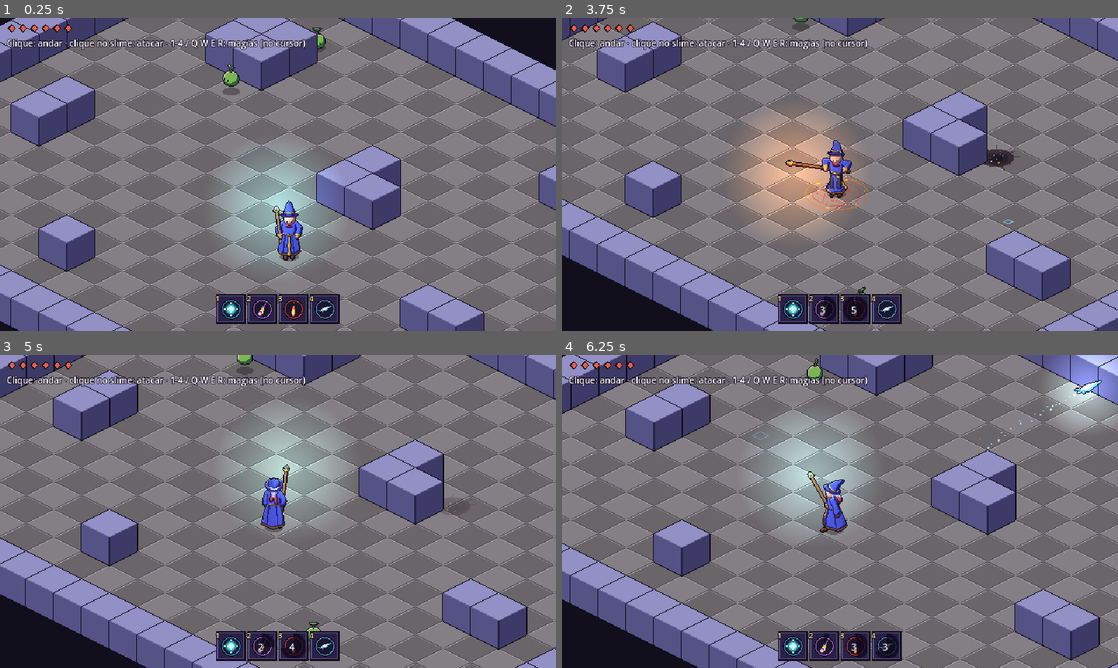
Above: before the commit, frames 1-4 (two rows, left to right).
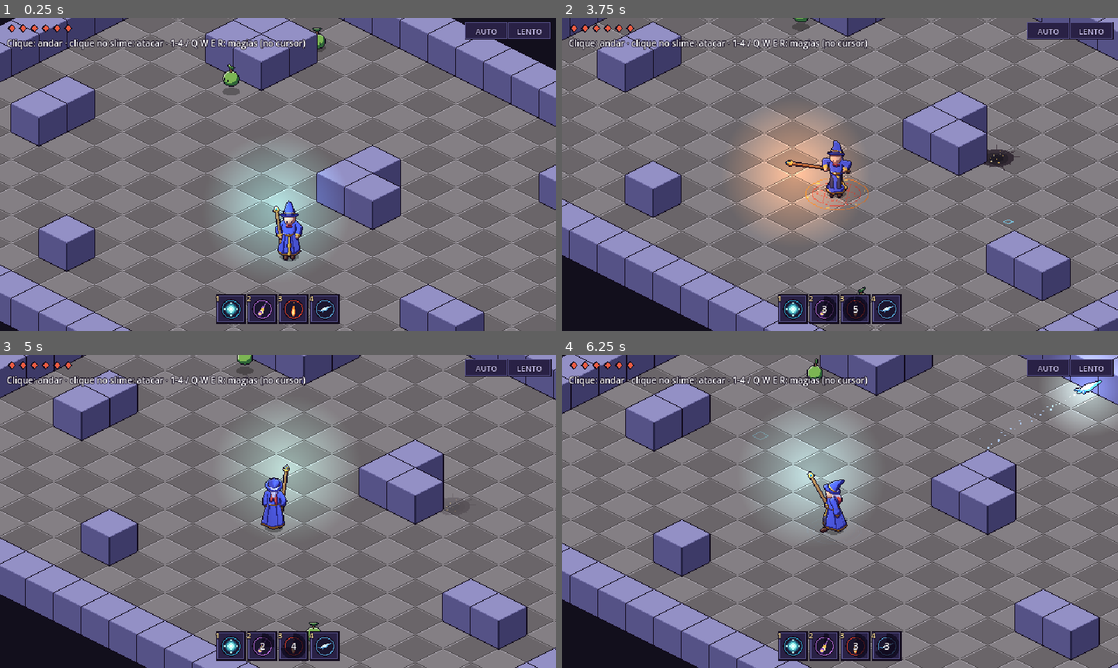
Above: after the commit, the same moments.

Repository: guilhermeandradejid-eng/Petgame
Game: Godot game, scene res://scenes/main.tscn
The game is run twice, just before and just after one commit, with the same random seed, the same clock (stepped at 60 frames per second) and the same inputs.
Inputs (mouse positions are in pixels of both pictures, inside the frame that each line leads up to):
- Up to frame 1 (0.25 s): no input
- Up to frame 2 (3.75 s): tap Enter at 0.5 s; move the mouse to (962, 158) at 0.52 s; hold W 0.53-1.25 s; tap 1 at 0.6 s; click (962, 158) at 0.67 s; drag from (728, 190) to (812, 237) at 1.27 s; move the mouse to (895, 105) at 2.02 s; hold W 2.03-2.75 s; tap 2 at 2.1 s; click (895, 105) at 2.17 s; drag from (812, 237) to (673, 127) at 2.77 s; move the mouse to (1006, 221) at 3.52 s; tap E at 3.6 s; click (1006, 221) at 3.67 s
- Up to frame 3 (5 s): drag from (111, 464) to (194, 433) at 4.27 s
- Up to frame 4 (6.25 s): move the mouse to (867, 511) at 5.02 s; tap R at 5.1 s; click (867, 511) at 5.17 s; drag from (756, 433) to (728, 527) at 5.77 s

The runs differ from the first frame. In frame 1, 0.8% of the frame differs, in the area x 83-99%, y 1-7%; in frame 2, 0.9%; in frame 3, 0.8%; in frame 4, 0.9%, in the area x 52-100%, y 1-95%.

Commit message:
Touch controls: thumb spell buttons with tap-to-auto-target and drag-to-aim
Spell buttons sit in an arc in the bottom-right corner on touch screens.
A quick tap auto-targets the nearest slime in range; holding and dragging
aims by direction and distance with a ground preview (line, comet landing
ring, fire ring radius). Touch is handled natively with multitouch, so one
thumb can walk while the other casts. AUTO and LENTO toggles replace the
#demo and #slow URL flags for phone testing.

Co-Authored-By: Claude Opus 5.5 <noreply@anthropic.com>
Claude-Session: https://claude.ai/code/session_013kyiE66pJ8m5jzKR23AbUc

Diff:
--- a/isorpg/project.godot
+++ b/isorpg/project.godot
@@ -19,7 +19,7 @@
 
 [input_devices]
 
-pointing/emulate_mouse_from_touch=true
+pointing/emulate_mouse_from_touch=false
 
 [rendering]
 
--- /dev/null
+++ b/isorpg/scripts/aim_layer.gd
@@ -0,0 +1,47 @@
+extends Node2D
+## Ground preview while a finger drags a spell button: line, landing area or ring radius.
+
+var world: Node
+
+
+func _process(_d: float) -> void:
+	queue_redraw()
+
+
+func _draw() -> void:
+	for t in world.touches.values():
+		if t.kind != "spell":
+			continue
+		var sp: Dictionary = Spells.LIST[t.slot]
+		var col: Color = sp.color
+		var p0 := Iso.to_screen(world.player.g)
+		if sp.id == "fire":
+			_ring(p0, FireRing.R1, col)
+			continue
+		var aim: Vector2 = world.touch_aim(t)
+		var p1 := Iso.to_screen(aim)
+		_dashed(p0, p1, col)
+		if sp.id == "comet":
+			_ring(p1, Comet.RADIUS, col)
+		else:
+			draw_circle(p1, 3.0, col)
+		var auto_target: Node2D = world.auto_enemy(t.slot) if world.is_auto(t) else null
+		if auto_target != null:
+			_ring(auto_target.position, 0.45, Color(1, 1, 1, 0.9))
+
+
+func _ring(center: Vector2, r_grid: float, col: Color) -> void:
+	var pts := PackedVector2Array()
+	for k in 33:
+		var a := TAU * k / 32.0
+		pts.append(center + Iso.to_screen(Vector2(cos(a), sin(a)) * r_grid))
+	draw_polyline(pts, Color(col, 0.9), 1.0)
+	draw_polyline(pts, Color(col, 0.25), 3.0)
+
+
+func _dashed(a: Vector2, b: Vector2, col: Color) -> void:
+	var d := b - a
+	var n := int(d.length() / 6.0)
+	for k in n:
+		if k % 2 == 0:
+			draw_line(a + d * (float(k) / n), a + d * (float(k + 1) / n), col, 1.0)
--- a/isorpg/scripts/hud.gd
+++ b/isorpg/scripts/hud.gd
@@ -1,28 +1,34 @@
 extends Control
-## Health pips, the spell bar and a line of help, drawn in screen space.
+## Health pips, the spell bar (mouse) or thumb buttons (touch), toggles and a line of help.
 
 const SLOT := 30.0
 const GAP := 6.0
+const AIM_DRAG := 70.0  # keep in sync with main.gd
+const HELP_MOUSE := "Clique: andar · clique no slime: atacar · 1-4 / Q W E R: magias (no cursor)"
+const HELP_TOUCH := "Toque: andar (segure p/ seguir) · toque no slime: atacar · magia: toque = mira auto, arraste = mirar"
 
 var world: Node
 var label: Label
 var icons: Texture2D = preload("res://assets/gen/fx/icons.png")
 var deny_t: Array[float] = [0.0, 0.0, 0.0, 0.0]
 var font: Font
+var touch_mode := false
 
 
 func _ready() -> void:
 	set_anchors_preset(Control.PRESET_FULL_RECT)
 	mouse_filter = Control.MOUSE_FILTER_IGNORE
 	font = ThemeDB.fallback_font
+	touch_mode = DisplayServer.is_touchscreen_available()
 	label = Label.new()
-	label.text = "Clique: andar · clique no slime: atacar · 1-4 / Q W E R: magias (no cursor)"
 	label.add_theme_font_size_override("font_size", 10)
 	label.add_theme_color_override("font_outline_color", Color(0.08, 0.05, 0.12))
 	label.add_theme_constant_override("outline_size", 3)
 	label.position = Vector2(8, 22)
 	add_child(label)
 
+
+# ---------------------------------------------------------------- layout
 
 func _slot_rect(i: int) -> Rect2:
 	var n := Spells.LIST.size()
@@ -32,10 +38,45 @@
 
 
 func slot_at(p: Vector2) -> int:
+	if touch_mode:
+		return touch_button_at(p)
 	for i in Spells.LIST.size():
 		if _slot_rect(i).grow(3).has_point(p):
 			return i
 	return -1
+
+
+## Thumb buttons in an arc around the bottom-right corner: the bolt is the big one.
+func touch_button_center(i: int) -> Vector2:
+	var vs := get_viewport_rect().size
+	var main := Vector2(vs.x - 46, vs.y - 46)
+	if i == 0:
+		return main
+	var ang: float = [0.0, 180.0, 225.0, 270.0][i]
+	return main + Vector2.from_angle(deg_to_rad(ang)) * 68.0
+
+
+func touch_button_radius(i: int) -> float:
+	return 28.0 if i == 0 else 20.0
+
+
+func touch_button_at(p: Vector2) -> int:
+	for i in Spells.LIST.size():
+		if p.distance_to(touch_button_center(i)) <= touch_button_radius(i) + 6.0:
+			return i
+	return -1
+
+
+func _toggle_rect(name: String) -> Rect2:
+	var vs := get_viewport_rect().size
+	return Rect2(Vector2(vs.x - (104 if name == "auto" else 54), 6), Vector2(48, 18))
+
+
+func toggle_at(p: Vector2) -> String:
+	for n in ["auto", "slow"]:
+		if _toggle_rect(n).grow(4).has_point(p):
+			return n
+	return ""
 
 
 func deny(i: int) -> void:
@@ -45,8 +86,11 @@
 func _process(delta: float) -> void:
 	for i in deny_t.size():
 		deny_t[i] = max(deny_t[i] - delta, 0.0)
+	label.text = HELP_TOUCH if touch_mode else HELP_MOUSE
 	queue_redraw()
 
+
+# ---------------------------------------------------------------- drawing
 
 func _draw() -> void:
 	var p: Player = world.player
@@ -54,7 +98,24 @@
 		var c := Vector2(14 + i * 13, 12)
 		draw_colored_polygon(_diamond(c, 5.0), Color(0.08, 0.05, 0.12))
 		draw_colored_polygon(_diamond(c, 3.5), Color(0.93, 0.36, 0.26) if i < p.hp else Color(0.25, 0.2, 0.3))
+	_draw_toggle("auto", "AUTO", world.demo)
+	_draw_toggle("slow", "LENTO", world.time_base < 1.0)
+	if touch_mode:
+		_draw_touch_buttons(p)
+	else:
+		_draw_bar(p)
 
+
+func _draw_toggle(name: String, text: String, on: bool) -> void:
+	var r := _toggle_rect(name)
+	draw_rect(r.grow(1), Color(0.08, 0.05, 0.12))
+	draw_rect(r, Color(0.33, 0.27, 0.55) if on else Color(0.16, 0.13, 0.27))
+	draw_rect(r, Color(1, 0.85, 0.5) if on else Color(0.35, 0.33, 0.55), false, 1.0)
+	var w := font.get_string_size(text, HORIZONTAL_ALIGNMENT_LEFT, -1, 9).x
+	_text(r.position + Vector2((r.size.x - w) * 0.5, 13), text, 9, Color(1, 0.92, 0.7) if on else Color(0.75, 0.72, 0.9))
+
+
+func _draw_bar(p: Player) -> void:
 	for i in Spells.LIST.size():
 		var sp: Dictionary = Spells.LIST[i]
 		var r := _slot_rect(i)
@@ -63,28 +124,58 @@
 		var armed: bool = world.armed == i
 		draw_rect(r.grow(2), Color(0.08, 0.05, 0.12))
 		draw_rect(r, Color(0.16, 0.13, 0.27))
-		var src := Rect2(i * 24, 0, 24, 24)
-		draw_texture_rect_region(icons, Rect2(r.position + Vector2(3, 3), Vector2(24, 24)), src)
-		var cd: float = p.cooldowns[i]
-		if cd > 0.0:
-			var k: float = cd / float(sp.cd)
-			_pie(r.get_center(), 15.0, k, Color(0.05, 0.03, 0.1, 0.72))
-			var txt := str(ceili(cd)) if cd >= 1.0 else ""
-			if txt != "":
-				draw_string_outline(font, r.position + Vector2(10, 20), txt, HORIZONTAL_ALIGNMENT_LEFT, -1, 11, 3, Color(0.08, 0.05, 0.12))
-				draw_string(font, r.position + Vector2(10, 20), txt, HORIZONTAL_ALIGNMENT_LEFT, -1, 11, Color.WHITE)
-		var border: Color = sp.color if armed else Color(0.35, 0.33, 0.55)
-		draw_rect(r, border, false, 2.0 if armed else 1.0)
-		var key := str(i + 1)
-		draw_string_outline(font, r.position + Vector2(-3, 6), key, HORIZONTAL_ALIGNMENT_LEFT, -1, 9, 3, Color(0.08, 0.05, 0.12))
-		draw_string(font, r.position + Vector2(-3, 6), key, HORIZONTAL_ALIGNMENT_LEFT, -1, 9, Color(1, 0.9, 0.6))
+		draw_texture_rect_region(icons, Rect2(r.position + Vector2(3, 3), Vector2(24, 24)), Rect2(i * 24, 0, 24, 24))
+		_cooldown(r.get_center(), 15.0, p.cooldowns[i], sp.cd)
+		draw_rect(r, sp.color if armed else Color(0.35, 0.33, 0.55), false, 2.0 if armed else 1.0)
+		_text(r.position + Vector2(-3, 6), str(i + 1), 9, Color(1, 0.9, 0.6))
 	if world.armed >= 0:
 		var sp: Dictionary = Spells.LIST[world.armed]
-		var msg: String = sp.name + ": toque no alvo"
 		var r := _slot_rect(0)
-		var pos := Vector2(r.position.x, r.position.y - 10)
-		draw_string_outline(font, pos, msg, HORIZONTAL_ALIGNMENT_LEFT, -1, 10, 3, Color(0.08, 0.05, 0.12))
-		draw_string(font, pos, msg, HORIZONTAL_ALIGNMENT_LEFT, -1, 10, sp.color)
+		_text(Vector2(r.position.x, r.position.y - 10), sp.name + ": clique no alvo", 10, sp.color)
+
+
+func _draw_touch_buttons(p: Player) -> void:
+	var aiming := {}
+	for t in world.touches.values():
+		if t.kind == "spell":
+			aiming[t.slot] = t
+	for i in Spells.LIST.size():
+		var sp: Dictionary = Spells.LIST[i]
+		var c := touch_button_center(i)
+		if deny_t[i] > 0.0:
+			c.x += sin(deny_t[i] * 60.0) * 2.0
+		var r := touch_button_radius(i)
+		var ready: bool = p.cooldowns[i] <= 0.0
+		draw_circle(c, r + 2.0, Color(0.08, 0.05, 0.12, 0.9))
+		draw_circle(c, r, Color(0.16, 0.13, 0.27, 0.85))
+		var s := 48.0 if i == 0 else 24.0
+		draw_texture_rect_region(icons, Rect2(c - Vector2(s, s) * 0.5, Vector2(s, s)), Rect2(i * 24, 0, 24, 24))
+		_cooldown(c, r, p.cooldowns[i], sp.cd)
+		var ring: Color = sp.color if ready else Color(0.35, 0.33, 0.55)
+		draw_arc(c, r, 0, TAU, 40, ring, 3.0 if aiming.has(i) else 1.5)
+		if aiming.has(i):
+			var t: Dictionary = aiming[i]
+			var d: Vector2 = t.pos - c
+			var knob := c + d.limit_length(AIM_DRAG)
+			draw_arc(c, AIM_DRAG, 0, TAU, 48, Color(sp.color, 0.35), 1.0)
+			draw_line(c, knob, Color(sp.color, 0.6), 1.0)
+			draw_circle(knob, 7.0, Color(sp.color, 0.85))
+			var tip: String = sp.name + (" · mira auto" if world.is_auto(t) else "")
+			_text(touch_button_center(3) + Vector2(-60, -34), tip, 10, sp.color)
+
+
+func _cooldown(c: Vector2, r: float, cd: float, total: float) -> void:
+	if cd <= 0.0:
+		return
+	_pie(c, r, cd / total, Color(0.05, 0.03, 0.1, 0.72))
+	if cd >= 1.0:
+		var txt := str(ceili(cd))
+		_text(c + Vector2(-3, 4), txt, 11, Color.WHITE)
+
+
+func _text(pos: Vector2, s: String, size: int, col: Color) -> void:
+	draw_string_outline(font, pos, s, HORIZONTAL_ALIGNMENT_LEFT, -1, size, 3, Color(0.08, 0.05, 0.12))
+	draw_string(font, pos, s, HORIZONTAL_ALIGNMENT_LEFT, -1, size, col)
 
 
 func _diamond(c: Vector2, r: float) -> PackedVector2Array:
@@ -93,9 +184,9 @@
 
 func _pie(c: Vector2, r: float, k: float, color: Color) -> void:
 	var pts := PackedVector2Array([c])
-	var steps := 20
+	var steps := 24
 	for s in steps + 1:
 		var a := -PI * 0.5 + TAU * k * float(s) / steps
 		pts.append(c + Vector2(cos(a), sin(a)) * r)
-	if pts.size() >= 3:
+	if pts.size() >= 3 and k > 0.01:
 		draw_colored_polygon(pts, color)
--- a/isorpg/scripts/main.gd
+++ b/isorpg/scripts/main.gd
@@ -43,6 +43,13 @@
 ## #slow runs the game at a quarter speed, for capturing effects frame by frame.
 var time_base := 1.0
 var demo_t := 0.0
+## Fingers on screen: index -> {kind: "move" | "spell" | "tap", pos, ...}. Lets one thumb walk
+## while the other aims a spell.
+var touches := {}
+var last_touch := -100000
+var aim_layer: Node2D
+const AIM_DEADZONE := 14.0
+const AIM_DRAG := 70.0
 
 
 func _ready() -> void:
@@ -64,6 +71,9 @@
 	add_child(floor_layer)
 	fx_layer = Node2D.new()
 	add_child(fx_layer)
+	aim_layer = preload("res://scripts/aim_layer.gd").new()
+	aim_layer.world = self
+	add_child(aim_layer)
 	entities = Node2D.new()
 	entities.y_sort_enabled = true
 	add_child(entities)
@@ -207,6 +217,20 @@
 
 
 func _unhandled_input(event: InputEvent) -> void:
+	if event is InputEventScreenTouch:
+		_on_touch(event)
+		return
+	if event is InputEventScreenDrag:
+		if touches.has(event.index):
+			touches[event.index].pos = event.position
+		return
+	if event is InputEventMouseButton and Time.get_ticks_msec() - last_touch < 600:
+		return  # the browser's compatibility click after a touch
+	if event is InputEventMouseButton and event.pressed and event.button_index == MOUSE_BUTTON_LEFT:
+		var tg: String = hud.toggle_at(event.position)
+		if tg != "":
+			_toggle(tg)
+			return
 	if event is InputEventKey and event.pressed and not event.echo:
 		for i in Spells.LIST.size():
 			if event.keycode in Spells.LIST[i].keys:
@@ -254,12 +278,101 @@
 		_cast(i, player.g + Vector2(0.5, 0.5))
 
 
+# ---------------------------------------------------------------- touch
+
+func _screen_to_world(p: Vector2) -> Vector2:
+	return get_canvas_transform().affine_inverse() * p
+
+
+func _on_touch(e: InputEventScreenTouch) -> void:
+	last_touch = Time.get_ticks_msec()
+	hud.touch_mode = true
+	if e.pressed:
+		var tg: String = hud.toggle_at(e.position)
+		if tg != "":
+			_toggle(tg)
+			return
+		var b: int = hud.touch_button_at(e.position)
+		if b >= 0:
+			touches[e.index] = {"kind": "spell", "slot": b, "start": hud.touch_button_center(b), "pos": e.position}
+			return
+		var wp := _screen_to_world(e.position)
+		var en := _enemy_at(wp)
+		if en != null:
+			player.attack(en)
+			touches[e.index] = {"kind": "tap", "pos": e.position}
+			return
+		var g := Iso.to_grid(wp)
+		if walkable(g):
+			floor_layer.show_marker(g)
+			player.move_to(g)
+		touches[e.index] = {"kind": "move", "pos": e.position, "t": 0.25}
+	else:
+		var t = touches.get(e.index)
+		touches.erase(e.index)
+		if t != null and t.kind == "spell":
+			_cast(t.slot, touch_aim(t))
+
+
+func is_auto(t: Dictionary) -> bool:
+	return (t.pos - t.start).length() < AIM_DEADZONE
+
+
+## Where a spell button finger is aiming: a short tap auto-targets, a drag aims by direction
+## and distance from the button.
+func touch_aim(t: Dictionary) -> Vector2:
+	var sp: Dictionary = Spells.LIST[t.slot]
+	if not sp.aim:
+		return player.g
+	if is_auto(t):
+		var e := auto_enemy(t.slot)
+		if e != null:
+			return e.g
+		return player.g + _facing_vec() * float(sp.range) * 0.6
+	var d: Vector2 = t.pos - t.start
+	var k: float = clamp(d.length() / AIM_DRAG, 0.15, 1.0)
+	return player.g + Iso.to_grid(d).normalized() * float(sp.range) * k
+
+
+func auto_enemy(slot: int) -> Node2D:
+	var r: float = float(Spells.LIST[slot].range) + 1.0
+	var best: Node2D = null
+	for e in enemies:
+		if e.alive() and e.visible and e.g.distance_to(player.g) < r and line_clear(player.g, e.g):
+			if best == null or e.g.distance_to(player.g) < best.g.distance_to(player.g):
+				best = e
+	return best
+
+
+func _facing_vec() -> Vector2:
+	var a := deg_to_rad(-90.0 + 45.0 * player.spr.dir)
+	return Iso.to_grid(Vector2(cos(a), -sin(a) * 0.5)).normalized()
+
+
+func _toggle(name: String) -> void:
+	if name == "auto":
+		demo = not demo
+		if not demo:
+			player.target = null
+	elif name == "slow":
+		time_base = 0.35 if time_base >= 1.0 else 1.0
+		Engine.time_scale = time_base
+
+
 func _cast(i: int, g: Vector2) -> void:
 	if not player.cast_spell(i, g):
 		hud.deny(i)
 
 
 func _process(delta: float) -> void:
+	for t in touches.values():
+		if t.kind == "move":
+			t.t -= delta
+			if t.t <= 0.0:
+				t.t = 0.15
+				var tg := Iso.to_grid(_screen_to_world(t.pos))
+				if walkable(tg) and tg.distance_to(player.g) > 0.3:
+					player.move_to(tg)
 	if holding:
 		hold_t -= delta
 		if hold_t <= 0.0:
Not shown, added: isorpg/scripts/aim_layer.gd.uid
Not shown, changed: isorpg/README.md
